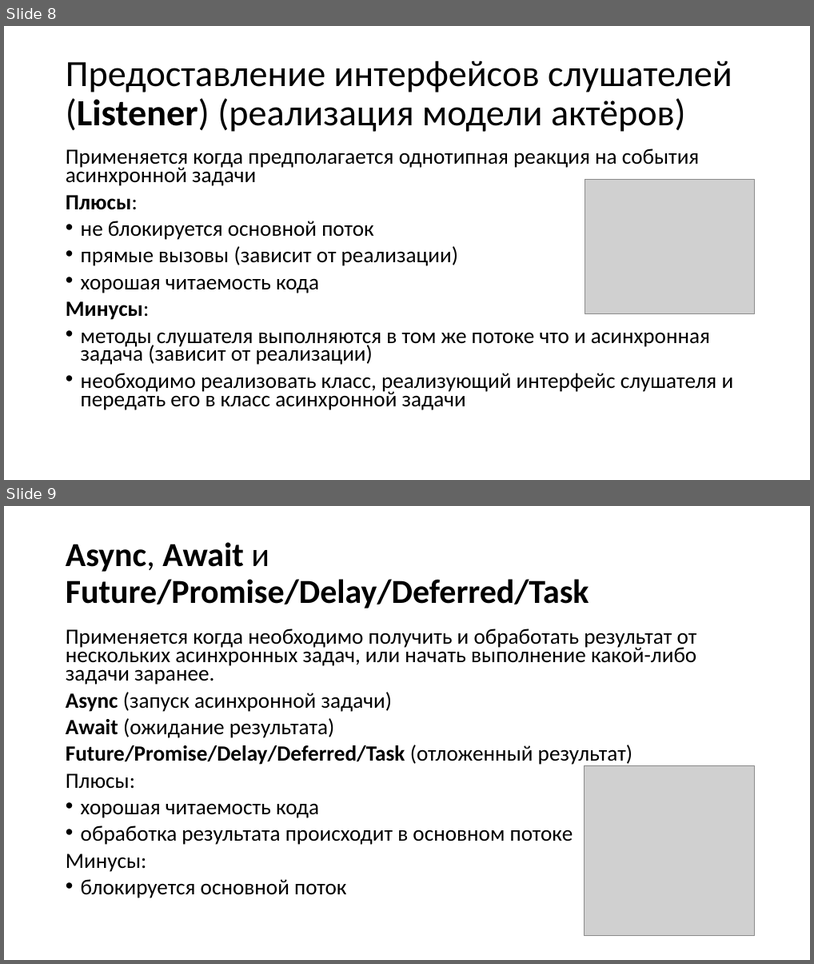
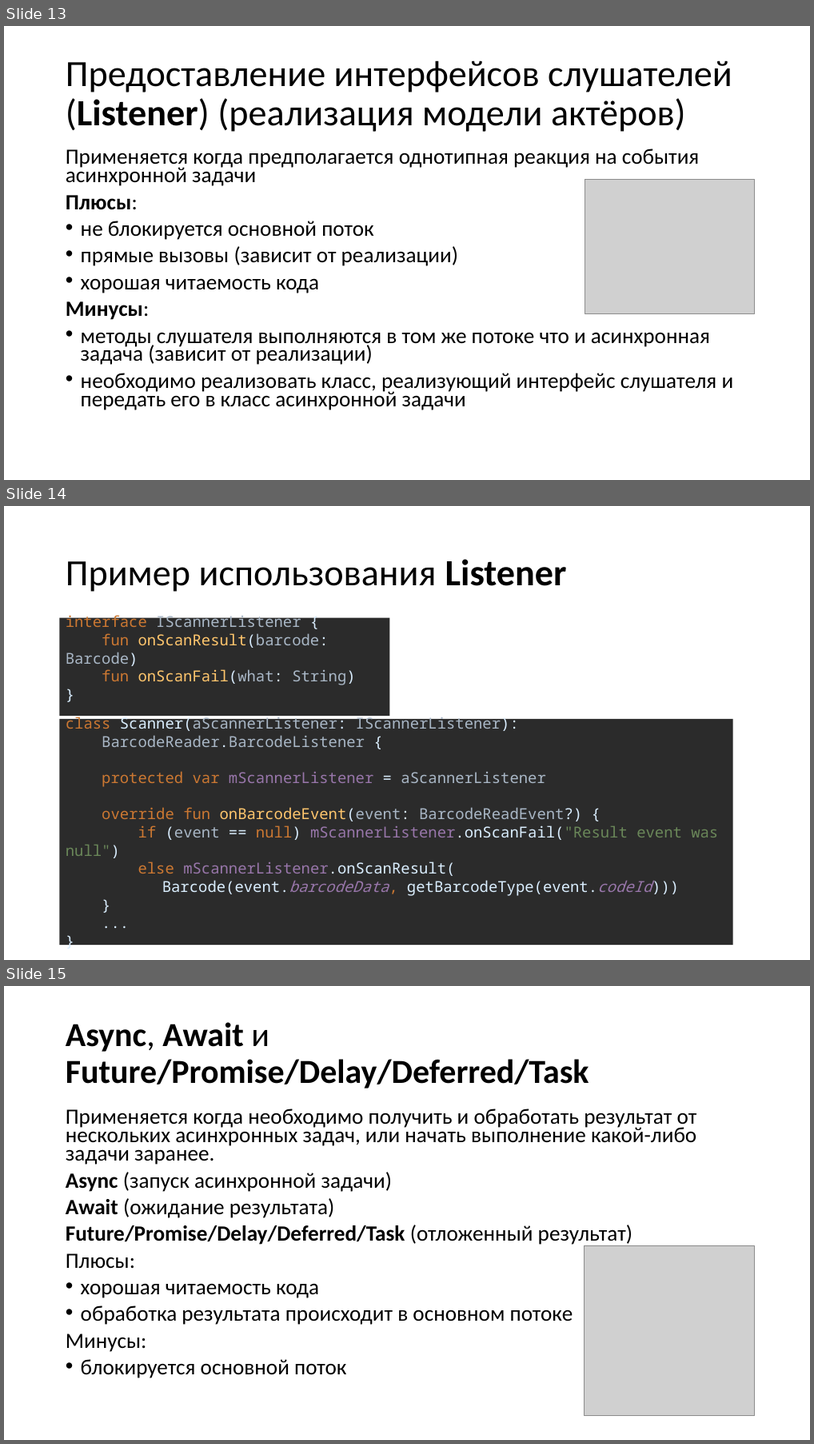
Before and after one commit to Zumisha/Parallel-Programming, a slide deck: Литература/Параллельное программирование.pptx. Shown one above the other, each under a label of ours: slides 8 and 9 before the commit, slides 13, 14 and 15 after it. The pictures are 814x964 and 814x1444 pixels, drawn with LibreOffice and Linux fonts; fonts in the diff are those of the drawing; grey boxes stand for pictures. Boxes give left, top, right and bottom in pixels: in the first picture for what was removed or moved away, otherwise in the second. Text is boxed around its words. In the diff, an @@ line names an element or a change of style, - is before the commit and + after.

```diff
--- a/Литература/Параллельное программирование.pptx
+++ b/Литература/Параллельное программирование.pptx
@@ slide 14 added at [4, 506, 810, 960], background #FFFFFF @@
@@ title added at [66, 559, 567, 592], 44 pt, text #000000 @@
+Пример использования Listener
@@ rectangle added at [60, 618, 390, 716], fill #2B2B2B, 18 pt, text #A9B7C6 @@
+interface IScannerListener {
+fun onScanResult(barcode: Barcode)
+fun onScanFail(what: String)
+}
@@ rectangle added at [60, 719, 734, 945], fill #2B2B2B, 18 pt, text #A9B7C6 @@
+class Scanner(aScannerListener: IScannerListener):
+BarcodeReader.BarcodeListener {
+protected var mScannerListener = aScannerListener
+override fun onBarcodeEvent(event: BarcodeReadEvent?) {
+if (event == null) mScannerListener.onScanFail("Result event was null")
+else mScannerListener.onScanResult(
+Barcode(event.barcodeData, getBarcodeType(event.codeId)))
+}
+...
+}
@@ what was slide 8 is now slide 13 @@
@@ what was slide 9 is now slide 15 @@
```
Also in this commit, not shown: 5 slides changed, 7 other slides added, 2 slides removed, 7 other files.
